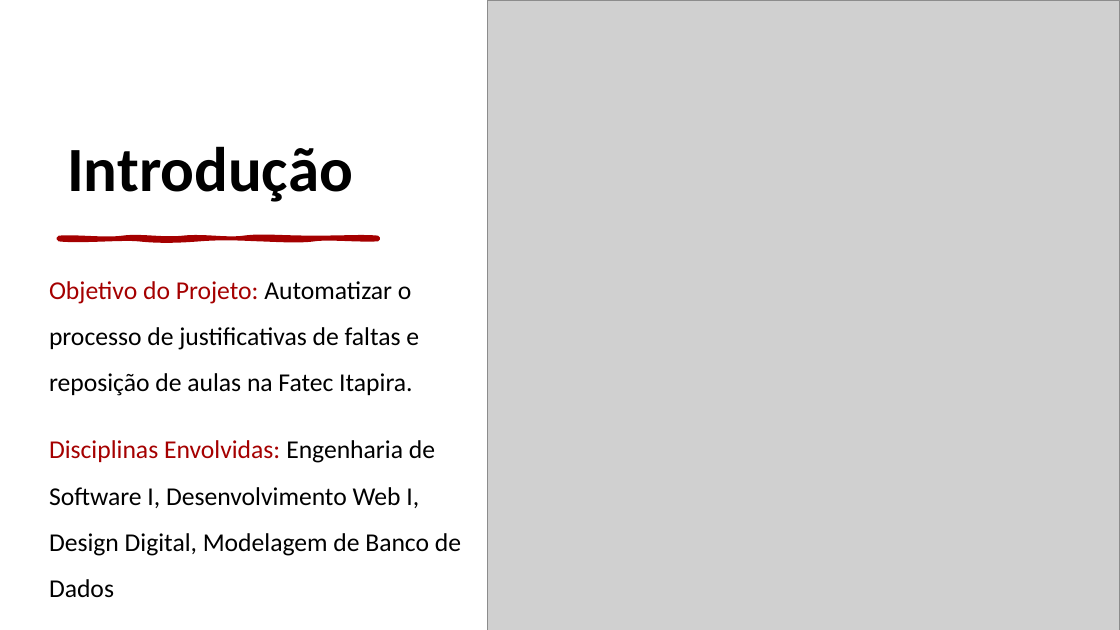
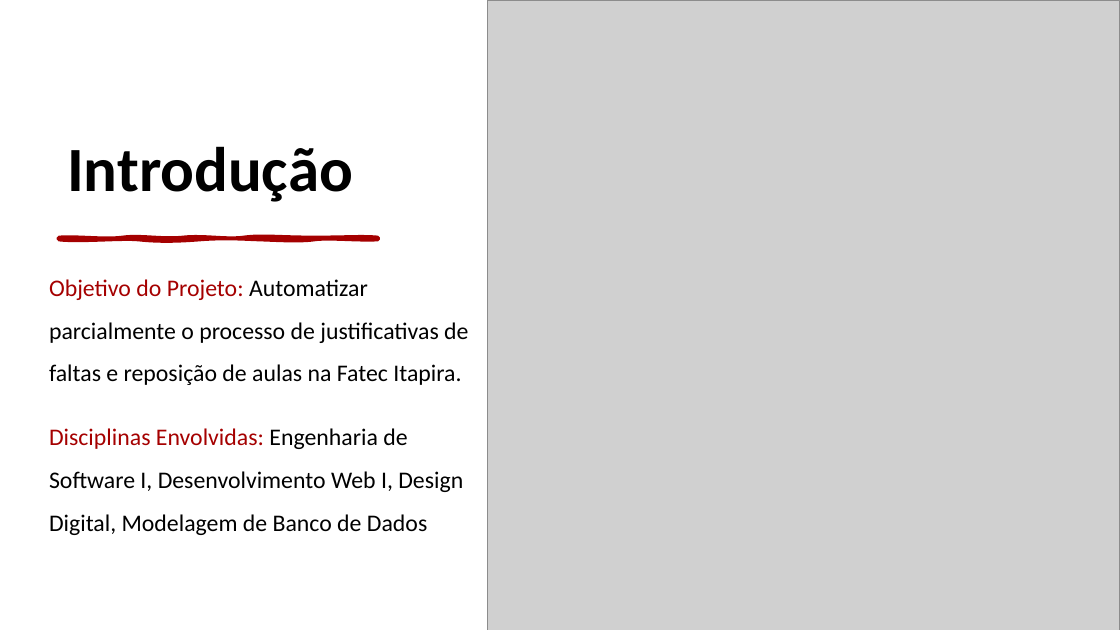
Before and after one commit to rodrigopolastro/portal-reposicoes-aulas-fatec, a slide deck: slide 2 of docs/Slides - Apresentação PI1.pptx. Drawn at 1120x630 pixels with LibreOffice and Linux fonts; fonts in the diff are those of the drawing; grey boxes stand for pictures. Boxes give left, top, right and bottom in pixels: in the first picture for what was removed or moved away, otherwise in the second. Text is boxed around its words. In the diff, an @@ line names an element or a change of style, - is before the commit and + after.

```diff
--- a/docs/Slides - Apresentação PI1.pptx
+++ b/docs/Slides - Apresentação PI1.pptx
@@ text at <box>49,279,468,385</box>: text changed; size 22 to 20.4 pt @@
-Objetivo do Projeto: Automatizar o processo de justificativas de faltas e reposição de aulas na Fatec Itapira.
+Objetivo do Projeto: Automatizar parcialmente o processo de justificativas de faltas e reposição de aulas na Fatec Itapira.
@@ text at <box>49,428,463,535</box>: size 22 to 20.4 pt in "Disciplinas Envolvidas: Engenharia de Software I, Desenvolvi ..." @@
```
Also in this commit, not shown: 1 other slide changed, 4 slides added, 1 slide removed, 8 other files.
